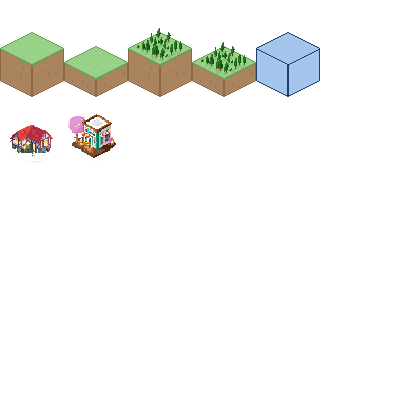
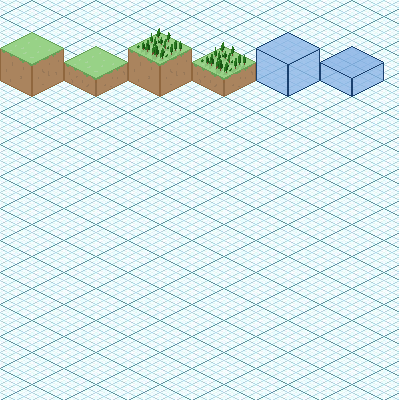
Layer changes from the first 400 x 400 image to the second:
removed layer "Paint Layer 2 (pasted) Merged" (1st of 2) over [0, 81, 128, 256]
painted on "Paint Layer 1 Merged" over [0, 0, 399, 256]
showed "Paint Layer 2 (pasted) Merged", painted on it over [0, 0, 399, 400]
